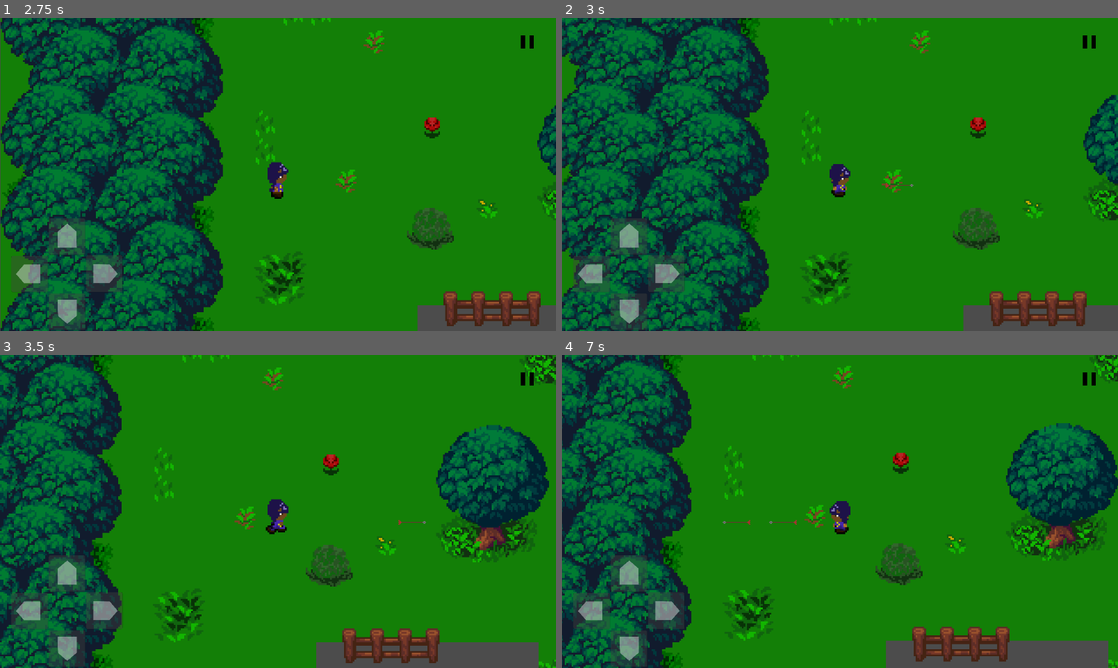
Above: before the commit, frames 1-4 (two rows, left to right).
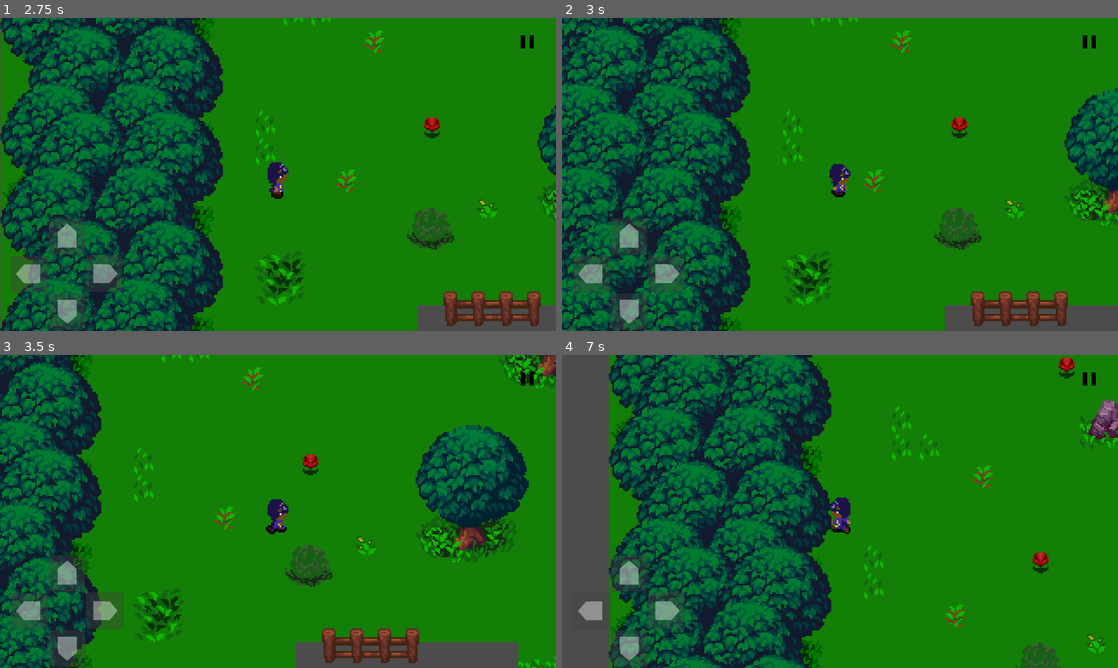
Above: after the commit, the same moments.

Repository: SynT8735/Blackout
Game: Godot game, scene res://Scenes/Menu/Menu.tscn
Two runs of this game, one before a commit and one after it. Both use one fixed random seed, a clock stepped at 60 frames per second and the inputs below.
Inputs (mouse positions are in pixels of both pictures, inside the frame that each line leads up to):
- Up to frame 1 (2.75 s): click "Jogar" at 0.5 s; click (528, 43) at 1.25 s; click "Voltar ao jogo" at 2 s
- Up to frame 2 (3 s): tap Enter (ui_accept) at 2.75 s; hold Right (ui_right) from 2.78 s (still down); hold Enter (ui_accept) from 2.78 s (still down)
- Up to frame 3 (3.5 s): keep holding Right (ui_right); keep holding Enter (ui_accept)
- Up to frame 4 (7 s): release Right (ui_right) at 3.53 s; release Enter (ui_accept) at 3.53 s; hold Down (ui_down) 3.53-4.28 s; tap Enter (ui_accept) at 3.6, 3.77, 4.07, 5.1, 5.27, 5.57, 6.6, 6.77 s; hold Right (ui_right) 4.28-5.03 s; hold Enter (ui_accept) 4.28-5.03 s; hold Up (ui_up) 5.03-5.78 s; hold Enter (ui_accept) 5.78-6.53 s; hold Left (ui_left) from 5.78 s (still down)

Frame 1 is identical in both runs. In frame 2, 32% of the frame differs, in the area x 0-100%, y 0-100%; in frame 3, 27%; in frame 4, 57%.

Commit message:
Revert "Development"

Diff:
--- a/Blackout/Organizado/Scenes/Arrow.gd
+++ /dev/null
@@ -1,25 +0,0 @@
-extends Area2D
-
-var direction
-var speed
-
-func init(dir, s):
-	direction = dir
-	speed = s
-
-func _ready():
-	$Sprite.flip_h = direction == -1
-
-func _physics_process(delta):
-	global_position.x += direction * speed
-
-
-func _on_VisibilityNotifier2D_screen_exited():
-	queue_free()
-
-
-func _on_Arrow_body_entered(body):
-	match body.name:
-		"Slime":
-			body.take_damage()
-			queue_free()
--- a/Blackout/Organizado/Scenes/Arrow.tscn
+++ /dev/null
@@ -1,28 +0,0 @@
-[gd_scene load_steps=4 format=2]
-
-[ext_resource path="res://Scenes/Arrow.gd" type="Script" id=1]
-[ext_resource path="res://assets/sprites/arrow.png" type="Texture" id=2]
-
-[sub_resource type="RectangleShape2D" id=1]
-extents = Vector2( 8, 2 )
-
-[node name="Arrow" type="Area2D"]
-z_index = 1
-collision_layer = 2
-collision_mask = 2
-script = ExtResource( 1 )
-
-[node name="CollisionShape2D" type="CollisionShape2D" parent="."]
-position = Vector2( 0, 6 )
-shape = SubResource( 1 )
-
-[node name="Sprite" type="Sprite" parent="."]
-scale = Vector2( 0.5, 0.5 )
-texture = ExtResource( 2 )
-offset = Vector2( 0, 12 )
-
-[node name="VisibilityNotifier2D" type="VisibilityNotifier2D" parent="."]
-position = Vector2( -5.68434e-014, 6 )
-scale = Vector2( 0.8, 0.2 )
-[connection signal="body_entered" from="." to="." method="_on_Arrow_body_entered"]
-[connection signal="screen_exited" from="VisibilityNotifier2D" to="." method="_on_VisibilityNotifier2D_screen_exited"]
--- a/Blackout/Organizado/Scenes/Scene.tscn
+++ b/Blackout/Organizado/Scenes/Scene.tscn
@@ -12,8 +12,7 @@
 tile_set = ExtResource( 1 )
 cell_size = Vector2( 16, 16 )
 collision_use_kinematic = true
-collision_layer = 3
-collision_mask = 3
+collision_layer = 0
 format = 1
 tile_data = PoolIntArray( -2097036, -1610612666, 0, -2097035, -1610612666, 0, -2097034, -1610612666, 0, -2097033, -1610 …(85898 unchanged characters)…
 
@@ -22,22 +21,16 @@
 z_as_relative = false
 tile_set = ExtResource( 1 )
 cell_size = Vector2( 16, 16 )
-collision_layer = 3
-collision_mask = 3
 format = 1
 tile_data = PoolIntArray( -131057, 23, 0, -131054, 23, 0, -131053, 23, 0, -131048, 23, 0, -131043, 23, 0, -131027, 23,  …(931 unchanged characters)…
 
 [node name="Obstaculos" type="TileMap" parent="."]
-collision_layer = 3
-collision_mask = 3
 format = 1
 
 [node name="flores_arbustos" type="TileMap" parent="Obstaculos"]
 z_index = 2
 tile_set = ExtResource( 1 )
 cell_size = Vector2( 16, 16 )
-collision_layer = 3
-collision_mask = 3
 format = 1
 tile_data = PoolIntArray( -1769350, 87, 0, -1769349, 87, 0, -1769347, 87, 0, -1769345, 87, 0, -1769343, 87, 0, -1769341 …(1065 unchanged characters)…
 
@@ -46,8 +39,6 @@
 z_as_relative = false
 tile_set = ExtResource( 1 )
 cell_size = Vector2( 1, 1 )
-collision_layer = 3
-collision_mask = 3
 format = 1
 tile_data = PoolIntArray( 6161784, 101, 0, 9568596, 101, 0, 15860185, 536871013, 0, 16122148, 101, 0, 17761656, 101, 0, 30278060, 101, 0, 30540041, 101, 0, 34800361, 101, 0 )
 
@@ -55,17 +46,14 @@
 z_index = 4
 tile_set = ExtResource( 1 )
 cell_size = Vector2( 4, 4 )
-collision_layer = 3
-collision_mask = 3
 format = 1
 tile_data = PoolIntArray( 655710, 102, 0, 1507413, 102, 0, 3080302, 536871014, 0, 3145801, 102, 0, 3539294, 102, 0, 6684779, 102, 0, 6750274, 102, 0, 7864506, 103, 0 )
 
 [node name="cerca" type="TileMap" parent="Obstaculos"]
+editor/display_folded = true
 z_index = 3
 tile_set = ExtResource( 1 )
 cell_size = Vector2( 16, 16 )
-collision_layer = 3
-collision_mask = 3
 format = 1
 
 [node name="cerca cima" type="TileMap" parent="Obstaculos/cerca"]
@@ -73,8 +61,6 @@
 z_as_relative = false
 tile_set = ExtResource( 1 )
 cell_size = Vector2( 1, 1 )
-collision_layer = 3
-collision_mask = 3
 format = 1
 tile_data = PoolIntArray( 20447471, 135, 0, 23724366, 135, 0 )
 
@@ -83,22 +69,17 @@
 z_as_relative = false
 tile_set = ExtResource( 1 )
 cell_size = Vector2( 1, 1 )
-collision_layer = 3
-collision_mask = 3
 format = 1
 tile_data = PoolIntArray( 3409280, 135, 0, 3474848, 135, 0, 3474896, 135, 0, 3474944, 135, 0, 3474992, 135, 0, 3475040, …(181 unchanged characters)…
 
 [node name="pedras" type="TileMap" parent="Obstaculos"]
-collision_layer = 3
-collision_mask = 3
+editor/display_folded = true
 format = 1
 
 [node name="ervas_perda" type="TileMap" parent="Obstaculos/pedras"]
 z_index = 2
 tile_set = ExtResource( 1 )
 cell_size = Vector2( 1, 1 )
-collision_layer = 3
-collision_mask = 3
 format = 1
 tile_data = PoolIntArray( 8126724, 112, 0, 8651007, 115, 0, 11797751, 24, 0, 15140091, 24, 0, 15271110, 24, 0, 26543326, 115, 0, 27264472, 112, 0, 27788755, 115, 0, 31982401, 536871024, 0, 32441157, 536871027, 0 )
 
@@ -106,8 +87,6 @@
 z_index = 4
 tile_set = ExtResource( 1 )
 cell_size = Vector2( 1, 1 )
-collision_layer = 3
-collision_mask = 3
 format = 1
 tile_data = PoolIntArray( 26019043, 112, 0 )
 
@@ -115,8 +94,6 @@
 z_index = 4
 tile_set = ExtResource( 1 )
 cell_size = Vector2( 16, 16 )
-collision_layer = 3
-collision_mask = 3
 format = 1
 tile_data = PoolIntArray( 262250, 29, 0, 262275, 29, 0, 327712, 29, 0, 393248, 29, 0, 393324, 50, 0, 393336, 100, 0, 45 …(186 unchanged characters)…
 
@@ -124,8 +101,6 @@
 z_index = 2
 tile_set = ExtResource( 1 )
 cell_size = Vector2( 16, 16 )
-collision_layer = 3
-collision_mask = 3
 format = 1
 tile_data = PoolIntArray( 327743, 104, 0, 393279, 104, 0, 458815, 104, 0, 524351, 104, 0, 589865, 105, 0, 589866, 105,  …(952 unchanged characters)…
 
@@ -133,14 +108,11 @@
 z_index = 3
 tile_set = ExtResource( 1 )
 cell_size = Vector2( 16, 16 )
-collision_layer = 3
-collision_mask = 3
 format = 1
 tile_data = PoolIntArray( 458792, 22, 0, 458873, 138, 0, 1441858, 536870934, 0 )
 
 [node name="parede" type="TileMap" parent="."]
-collision_layer = 3
-collision_mask = 3
+editor/display_folded = true
 format = 1
 
 [node name="cascata" type="TileMap" parent="parede"]
@@ -148,8 +120,6 @@
 z_as_relative = false
 tile_set = ExtResource( 1 )
 cell_size = Vector2( 16, 16 )
-collision_layer = 3
-collision_mask = 3
 format = 1
 tile_data = PoolIntArray( 35, 56, 0 )
 
@@ -157,8 +127,6 @@
 z_index = 2
 tile_set = ExtResource( 1 )
 cell_size = Vector2( 8, 8 )
-collision_layer = 3
-collision_mask = 3
 format = 1
 tile_data = PoolIntArray( -3276555, -1073741688, 0, -3276549, 90, 0, -3276547, 91, 0, -3276545, 91, 0, -3276543, 90, 0, …(5276 unchanged characters)…
 
@@ -166,8 +134,6 @@
 z_as_relative = false
 tile_set = ExtResource( 1 )
 cell_size = Vector2( 8, 8 )
-collision_layer = 3
-collision_mask = 3
 format = 1
 tile_data = PoolIntArray( -524076, 126, 0, -196594, -536870790, 0, -196430, 122, 0, -196428, 122, 0, -196426, 122, 0, - …(3577 unchanged characters)…
 
@@ -175,7 +141,5 @@
 z_index = 4
 tile_set = ExtResource( 1 )
 cell_size = Vector2( 16, 16 )
-collision_layer = 3
-collision_mask = 3
 format = 1
 tile_data = PoolIntArray( -720886, 46, 0, -720883, 46, 0, -720880, 46, 0, -720877, 46, 0, -720874, 46, 0, -720871, 46,  …(2801 unchanged characters)…
--- a/Blackout/Organizado/Scenes/player.tscn
+++ b/Blackout/Organizado/Scenes/player.tscn
@@ -1,28 +1,12 @@
-[gd_scene load_steps=4 format=2]
+[gd_scene load_steps=3 format=2]
 
 [ext_resource path="res://assets/scripts/KinematicBody2D.gd" type="Script" id=1]
 [ext_resource path="res://assets/anim/player_anim.tres" type="SpriteFrames" id=2]
 
-[sub_resource type="Animation" id=1]
-resource_name = "taking_damage"
-length = 0.45
-step = 0.05
-tracks/0/type = "value"
-tracks/0/path = NodePath("AnimatedSprite:visible")
-tracks/0/interp = 1
-tracks/0/loop_wrap = true
-tracks/0/imported = false
-tracks/0/enabled = true
-tracks/0/keys = {
-"times": PoolRealArray( 0, 0.05, 0.1, 0.15, 0.2, 0.25, 0.3, 0.35, 0.4, 0.45 ),
-"transitions": PoolRealArray( 1, 1, 1, 1, 1, 1, 1, 1, 1, 1 ),
-"update": 1,
-"values": [ false, true, false, true, false, true, false, true, false, true ]
-}
-
 [node name="Player" type="KinematicBody2D"]
 z_index = 3
 script = ExtResource( 1 )
+speed = 100
 
 [node name="AnimatedSprite" type="AnimatedSprite" parent="."]
 frames = ExtResource( 2 )
@@ -30,15 +14,3 @@
 
 [node name="CollisionPolygon2D" type="CollisionPolygon2D" parent="."]
 polygon = PoolVector2Array( 4.84273, -6.0688, 5.00032, 3.00113, 4.01923, 3.03192, 4.06704, 4.02591, 3.02397, 4.00761, 3 …(240 unchanged characters)…
-
-[node name="Area2D" type="Area2D" parent="."]
-collision_layer = 3
-
-[node name="CollisionPolygon2D" type="CollisionPolygon2D" parent="Area2D"]
-polygon = PoolVector2Array( 4.84273, -6.0688, 5.00032, 3.00113, 4.01923, 3.03192, 4.06704, 4.02591, 3.02397, 4.00761, 3.04227, 5.05069, 3.00629, 6.04336, 3.09716, 12.9927, 1.99918, 13.0293, -2.02672, 13.011, -4.09458, 12.9744, -3.97944, 10.038, -3.99774, 8.02509, -3.97944, 5.97554, -3.96556, 5.04849, -5.13231, 5.00566, -5.05911, 3.04761, -5.11969, -5.9878 )
-
-[node name="AnimationPlayer" type="AnimationPlayer" parent="."]
-anims/taking_damage = SubResource( 1 )
-
-[node name="Tween" type="Tween" parent="."]
-[connection signal="body_entered" from="Area2D" to="." method="_on_Area2D_body_entered"]
--- a/Blackout/Organizado/Scenes/slime.tscn
+++ b/Blackout/Organizado/Scenes/slime.tscn
@@ -86,27 +86,9 @@
 [sub_resource type="CircleShape2D" id=2]
 radius = 128.0
 
-[sub_resource type="Animation" id=3]
-resource_name = "taking_damage"
-length = 0.45
-step = 0.05
-tracks/0/type = "value"
-tracks/0/path = NodePath("AnimatedSprite:visible")
-tracks/0/interp = 1
-tracks/0/loop_wrap = true
-tracks/0/imported = false
-tracks/0/enabled = true
-tracks/0/keys = {
-"times": PoolRealArray( 0, 0.05, 0.1, 0.15, 0.2, 0.25, 0.3, 0.35, 0.4, 0.45 ),
-"transitions": PoolRealArray( 1, 1, 1, 1, 1, 1, 1, 1, 1, 1 ),
-"update": 1,
-"values": [ false, true, false, true, false, true, false, true, false, true ]
-}
-
 [node name="Slime" type="KinematicBody2D"]
 z_index = 3
-collision_layer = 2
-collision_mask = 2
+collision_mask = 3
 script = ExtResource( 1 )
 __meta__ = {
 "_edit_group_": true
@@ -118,7 +100,6 @@
 animation = "right"
 
 [node name="CollisionPolygon2D" type="CollisionPolygon2D" parent="."]
-visible = false
 polygon = PoolVector2Array( -7.09208, -1.98779, 7.98555, -2.03637, 8.00689, 0.951752, 11.9982, 0.951753, 11.9982, 3.000 …(501 unchanged characters)…
 
 [node name="player_container" type="Node" parent="."]
@@ -126,11 +107,7 @@
 [node name="Area2D" type="Area2D" parent="."]
 
 [node name="CollisionShape2D" type="CollisionShape2D" parent="Area2D"]
-visible = false
 position = Vector2( 0, 13.3884 )
 shape = SubResource( 2 )
-
-[node name="AnimationPlayer" type="AnimationPlayer" parent="."]
-anims/taking_damage = SubResource( 3 )
 [connection signal="body_entered" from="Area2D" to="." method="_on_Area2D_body_entered"]
 [connection signal="body_exited" from="Area2D" to="." method="_on_Area2D_body_exited"]
--- a/Blackout/Organizado/assets/anim/player_anim.tres
+++ b/Blackout/Organizado/assets/anim/player_anim.tres
@@ -1,27 +1,26 @@
-[gd_resource type="SpriteFrames" load_steps=23 format=2]
+[gd_resource type="SpriteFrames" load_steps=22 format=2]
 
 [ext_resource path="res://assets/sprites/PNG/sprites/Zell/Idle/idle_side.png" type="Texture" id=1]
-[ext_resource path="res://assets/sprites/PNG/sprites/Zell/Walk/down/sprite_0.png" type="Texture" id=2]
-[ext_resource path="res://assets/sprites/PNG/sprites/Zell/Walk/down/sprite_1.png" type="Texture" id=3]
-[ext_resource path="res://assets/sprites/PNG/sprites/Zell/Walk/down/sprite_2.png" type="Texture" id=4]
-[ext_resource path="res://assets/sprites/PNG/sprites/Zell/Walk/down/sprite_3.png" type="Texture" id=5]
-[ext_resource path="res://assets/sprites/PNG/sprites/Zell/Walk/down/sprite_4.png" type="Texture" id=6]
-[ext_resource path="res://assets/sprites/PNG/sprites/Zell/Walk/down/sprite_5.png" type="Texture" id=7]
-[ext_resource path="res://assets/sprites/PNG/sprites/Zell/Idle/idle_up.png" type="Texture" id=8]
-[ext_resource path="res://assets/sprites/PNG/sprites/Zell/Idle/idle_down.png" type="Texture" id=9]
-[ext_resource path="res://assets/sprites/PNG/sprites/Zell/Walk/side/walk_side_0.png" type="Texture" id=10]
-[ext_resource path="res://assets/sprites/PNG/sprites/Zell/Walk/side/walk_side_1.png" type="Texture" id=11]
-[ext_resource path="res://assets/sprites/PNG/sprites/Zell/Walk/side/walk_side_2.png" type="Texture" id=12]
-[ext_resource path="res://assets/sprites/PNG/sprites/Zell/Walk/side/walk_side_3.png" type="Texture" id=13]
-[ext_resource path="res://assets/sprites/PNG/sprites/Zell/Walk/side/walk_side_4.png" type="Texture" id=14]
-[ext_resource path="res://assets/sprites/PNG/sprites/Zell/Walk/side/walk_side_5.png" type="Texture" id=15]
-[ext_resource path="res://assets/sprites/PNG/sprites/Zell/Walk/up/walk_up_0.png" type="Texture" id=16]
-[ext_resource path="res://assets/sprites/PNG/sprites/Zell/Walk/up/walk_up_1.png" type="Texture" id=17]
-[ext_resource path="res://assets/sprites/PNG/sprites/Zell/Walk/up/walk_up_2.png" type="Texture" id=18]
-[ext_resource path="res://assets/sprites/PNG/sprites/Zell/Walk/up/walk_up_3.png" type="Texture" id=19]
-[ext_resource path="res://assets/sprites/PNG/sprites/Zell/Walk/up/walk_up_4.png" type="Texture" id=20]
-[ext_resource path="res://assets/sprites/PNG/sprites/Zell/Walk/up/walk_up_5.png" type="Texture" id=21]
-[ext_resource path="res://assets/sprites/Zell-attack-side-weapon.png" type="Texture" id=22]
+[ext_resource path="res://assets/sprites/PNG/sprites/Zell/Walk/side/walk_side_0.png" type="Texture" id=2]
+[ext_resource path="res://assets/sprites/PNG/sprites/Zell/Walk/side/walk_side_1.png" type="Texture" id=3]
+[ext_resource path="res://assets/sprites/PNG/sprites/Zell/Walk/side/walk_side_2.png" type="Texture" id=4]
+[ext_resource path="res://assets/sprites/PNG/sprites/Zell/Walk/side/walk_side_3.png" type="Texture" id=5]
+[ext_resource path="res://assets/sprites/PNG/sprites/Zell/Walk/side/walk_side_4.png" type="Texture" id=6]
+[ext_resource path="res://assets/sprites/PNG/sprites/Zell/Walk/side/walk_side_5.png" type="Texture" id=7]
+[ext_resource path="res://assets/sprites/PNG/sprites/Zell/Walk/up/walk_up_0.png" type="Texture" id=8]
+[ext_resource path="res://assets/sprites/PNG/sprites/Zell/Walk/up/walk_up_1.png" type="Texture" id=9]
+[ext_resource path="res://assets/sprites/PNG/sprites/Zell/Walk/up/walk_up_2.png" type="Texture" id=10]
+[ext_resource path="res://assets/sprites/PNG/sprites/Zell/Walk/up/walk_up_3.png" type="Texture" id=11]
+[ext_resource path="res://assets/sprites/PNG/sprites/Zell/Walk/up/walk_up_4.png" type="Texture" id=12]
+[ext_resource path="res://assets/sprites/PNG/sprites/Zell/Walk/up/walk_up_5.png" type="Texture" id=13]
+[ext_resource path="res://assets/sprites/PNG/sprites/Zell/Idle/idle_down.png" type="Texture" id=14]
+[ext_resource path="res://assets/sprites/PNG/sprites/Zell/Walk/down/sprite_0.png" type="Texture" id=15]
+[ext_resource path="res://assets/sprites/PNG/sprites/Zell/Walk/down/sprite_1.png" type="Texture" id=16]
+[ext_resource path="res://assets/sprites/PNG/sprites/Zell/Walk/down/sprite_2.png" type="Texture" id=17]
+[ext_resource path="res://assets/sprites/PNG/sprites/Zell/Walk/down/sprite_3.png" type="Texture" id=18]
+[ext_resource path="res://assets/sprites/PNG/sprites/Zell/Walk/down/sprite_4.png" type="Texture" id=19]
+[ext_resource path="res://assets/sprites/PNG/sprites/Zell/Walk/down/sprite_5.png" type="Texture" id=20]
+[ext_resource path="res://assets/sprites/PNG/sprites/Zell/Idle/idle_up.png" type="Texture" id=21]
 
 [resource]
 animations = [ {
@@ -32,31 +31,26 @@
 }, {
 "frames": [ ExtResource( 2 ), ExtResource( 3 ), ExtResource( 4 ), ExtResource( 5 ), ExtResource( 6 ), ExtResource( 7 ) ],
 "loop": true,
-"name": "Walk_Down",
+"name": "Run",
 "speed": 8.0
 }, {
-"frames": [ ExtResource( 8 ) ],
-"loop": false,
-"name": "Idle_Back",
+"frames": [ ExtResource( 8 ), ExtResource( 9 ), ExtResource( 10 ), ExtResource( 11 ), ExtResource( 12 ), ExtResource( 13 ) ],
+"loop": true,
+"name": "Walk_Up",
 "speed": 8.0
 }, {
-"frames": [ ExtResource( 9 ) ],
+"frames": [ ExtResource( 14 ) ],
 "loop": true,
 "name": "Idle_Front",
 "speed": 8.0
 }, {
-"frames": [ ExtResource( 10 ), ExtResource( 11 ), ExtResource( 12 ), ExtResource( 13 ), ExtResource( 14 ), ExtResource( 15 ) ],
+"frames": [ ExtResource( 15 ), ExtResource( 16 ), ExtResource( 17 ), ExtResource( 18 ), ExtResource( 19 ), ExtResource( 20 ) ],
 "loop": true,
-"name": "Run",
+"name": "Walk_Down",
 "speed": 8.0
 }, {
-"frames": [ ExtResource( 16 ), ExtResource( 17 ), ExtResource( 18 ), ExtResource( 19 ), ExtResource( 20 ), ExtResource( 21 ) ],
-"loop": true,
-"name": "Walk_Up",
+"frames": [ ExtResource( 21 ) ],
+"loop": false,
+"name": "Idle_Back",
 "speed": 8.0
-}, {
-"frames": [ ExtResource( 22 ) ],
-"loop": true,
-"name": "Attack_Bow",
-"speed": 5.0
 } ]
--- a/Blackout/Organizado/assets/scripts/KinematicBody2D.gd
+++ b/Blackout/Organizado/assets/scripts/KinematicBody2D.gd
@@ -1,82 +1,56 @@
 extends KinematicBody2D
 
-const arrow = preload("res://Scenes/Arrow.tscn")
+export (int) var speed
 
-export (int) var speed = 100
-export (int) var knockback_speed = 500
-
-onready var area = $Area2D
-onready var sprite = $AnimatedSprite
-onready var animation_player = $AnimationPlayer
-onready var tween = $Tween
-
-var touch_left := false
-var touch_right := false
-var touch_up := false
-var touch_down := false
-
-var charging_bow = false
-var bow_power = 0
-var bow_damage = 0
-
-var velocity := Vector2()
-var is_taking_damage = false
+var touch_left : = false
+var touch_right : = false
+var touch_up : = false
+var touch_down : = false
+var velocity : = Vector2()
+var is_walking := false
 
 func get_input():
-	# Basically just turning input values into single boolean variables
-	var move_right = (Input.is_action_pressed("ui_right") or touch_right) and not charging_bow
-	var move_left =( Input.is_action_pressed("ui_left") or touch_left) and not charging_bow
-	var move_up = (Input.is_action_pressed("ui_up") or touch_up) and not charging_bow
-	var move_down = (Input.is_action_pressed("ui_down") or touch_down) and not charging_bow
+	if (not is_walking) and (Input.is_action_pressed("ui_right") or touch_right):
+		velocity.x += 1
+		$AnimatedSprite.flip_h = false
+		is_walking = true
+		$AnimatedSprite.play("Run")
+	elif (not is_walking) and (Input.is_action_pressed("ui_left") or touch_left):
+		velocity.x -= 1
+		$AnimatedSprite.flip_h = true
+		is_walking = true
+		$AnimatedSprite.play("Run")
+	elif (not is_walking) and (Input.is_action_pressed("ui_down") or touch_down):
+		velocity.y += 1
+		is_walking = true
+		$AnimatedSprite.play("Walk_Down")
+	elif (not is_walking) and (Input.is_action_pressed("ui_up") or touch_up):
+		velocity.y -= 1
+		is_walking = true
+		$AnimatedSprite.play("Walk_Up")
 
-	# Initializing variables
-	var x_movement = 0
-	var y_movement = 0
+	if Input.is_action_just_released("ui_right"):
+		$AnimatedSprite.play("Idle")
+		is_walking = false
+		velocity.x = 0
 
-	# If moving horizontally
-	if move_right or move_left:
-		# Flips sprite if moving left only
-		sprite.flip_h = move_left
-		sprite.play("Run")
-		# We only want to set x movement here because otherwise it allows the player
-		# to move diagonally which has strange behavior
-		x_movement = int(move_right) - int(move_left)
-	# If moving vertically
-	elif move_up or move_down:
-		# See note above x_movement
-		y_movement = int(move_down) - int(move_up)
-		if move_up:
-			sprite.play("Walk_Up")
-		elif move_down:
-			sprite.play("Walk_Down")
-	else:
-		if Input.is_action_just_released("ui_up") and not charging_bow:
-			sprite.play("Idle_Back")
-		elif Input.is_action_just_released("ui_down") and not charging_bow:
-			sprite.play("Idle_Front")
-		elif (Input.is_action_just_released("ui_left") or Input.is_action_just_released("ui_right")) and not charging_bow:
-			sprite.play("Idle")
-	var move_to = Vector2(x_movement * speed, y_movement * speed)
-	velocity = lerp(velocity, move_to, 0.2)
+	if Input.is_action_just_released("ui_left"):
+		$AnimatedSprite.flip_h = true
+		$AnimatedSprite.play("Idle")
+		is_walking = false
+		velocity.x = 0
 
-func get_attack_input():
-	if Input.is_action_pressed("ui_accept") and not charging_bow:
-		charging_bow = true
-		velocity = Vector2.ZERO
-		sprite.play("Attack_Bow")
-		tween.interpolate_property(self, "bow_power", 3, 8, 5, Tween.TRANS_LINEAR, Tween.EASE_IN_OUT)
-		tween.start()
-	elif Input.is_action_just_released("ui_accept"):
-		charging_bow = false
-		tween.stop(self, "bow_power")
-		sprite.play("Idle")
-		var arrow_instance = arrow.instance()
-		var direction = -1 if sprite.flip_h else 1
-		arrow_instance.init(direction, bow_power)
-		get_parent().add_child(arrow_instance)
-		arrow_instance.global_position = global_position
-		arrow_instance.global_position.x += 16 * direction
-		bow_power = 0
+	if Input.is_action_just_released("ui_up"):
+		$AnimatedSprite.play("Idle_Back")
+		is_walking = false
+		velocity.y = 0
+
+	if Input.is_action_just_released("ui_down"):
+		$AnimatedSprite.play("Idle_Front")
+		is_walking = false
+		velocity.y = 0
+
+	velocity = velocity.normalized() * speed
 
 func _on_left_pressed():
 	touch_left = true
@@ -91,50 +65,32 @@
 	touch_up = true
 
 func _on_left_released():
-	if not charging_bow:
-		touch_left = false
-		sprite.play("Idle")
+	touch_left = false
+	$AnimatedSprite.flip_h = true
+	$AnimatedSprite.play("Idle")
+	velocity.x = 0
+	is_walking = false
 
 func _on_right_released():
-	if not charging_bow:
-		touch_right = false
-		sprite.play("Idle")
+	touch_right = false
+	$AnimatedSprite.play("Idle")
+	velocity.x = 0
+	is_walking = false
 
 func _on_down_released():
-	if not charging_bow:
-		touch_down = false
-		sprite.play("Idle_Front")
+	touch_down = false
+	$AnimatedSprite.play("Idle_Front")
+	velocity.y = 0
+	is_walking = false
 
 func _on_up_released():
-	if not charging_bow:
-		touch_up = false
-		sprite.play("Idle_Back")
+	touch_up = false
+	$AnimatedSprite.play("Idle_Back")
+	velocity.y = 0
+	is_walking = false
 
 # warning-ignore:unused_argument
 func _physics_process(delta):
 	get_input()
-	get_attack_input()
-	check_for_overlap()
-	velocity = move_and_slide(velocity)
-
-# This function is needed because if the player is still under an enemy after
-# taking damage then it will not trigger again because it only triggers when
-# the player enters.
-func check_for_overlap():
-	for body in area.get_overlapping_bodies():
-		_on_Area2D_body_entered(body)
-
-func _on_Area2D_body_entered(body):
-	match body.name:
-		"Slime":
-			take_damage(body)
-
-func take_damage(from_body):
-	if not is_taking_damage:
-		is_taking_damage = true
-		var diff = global_position - from_body.global_position
-		var direction = diff / Vector2(abs(diff.x), abs(diff.y))
-		velocity = direction * Vector2(knockback_speed, knockback_speed)
-		animation_player.play("taking_damage")
-		yield(animation_player, "animation_finished")
-		is_taking_damage = false
+#	velocity = move_and_slide(velocity)
+	move_and_collide(velocity * delta)
--- a/Blackout/Organizado/assets/scripts/slime.gd
+++ b/Blackout/Organizado/assets/scripts/slime.gd
@@ -18,7 +18,3 @@
 func _on_Area2D_body_exited(body):
     if body.name == "Player":
         player = null
-
-func take_damage():
-	print("Slime took damage")
-	$AnimationPlayer.play("taking_damage")
Not shown: 1 places in Blackout/Organizado/Scenes/World.tscn that only renumber resources
Not shown: 1 places in Blackout/Organizado/Scenes/slime.tscn that only renumber resources
Binary file removed: Blackout/Organizado/assets/sprites/arrow.png
Not shown, removed: Blackout/Organizado/assets/sprites/arrow.png.import
